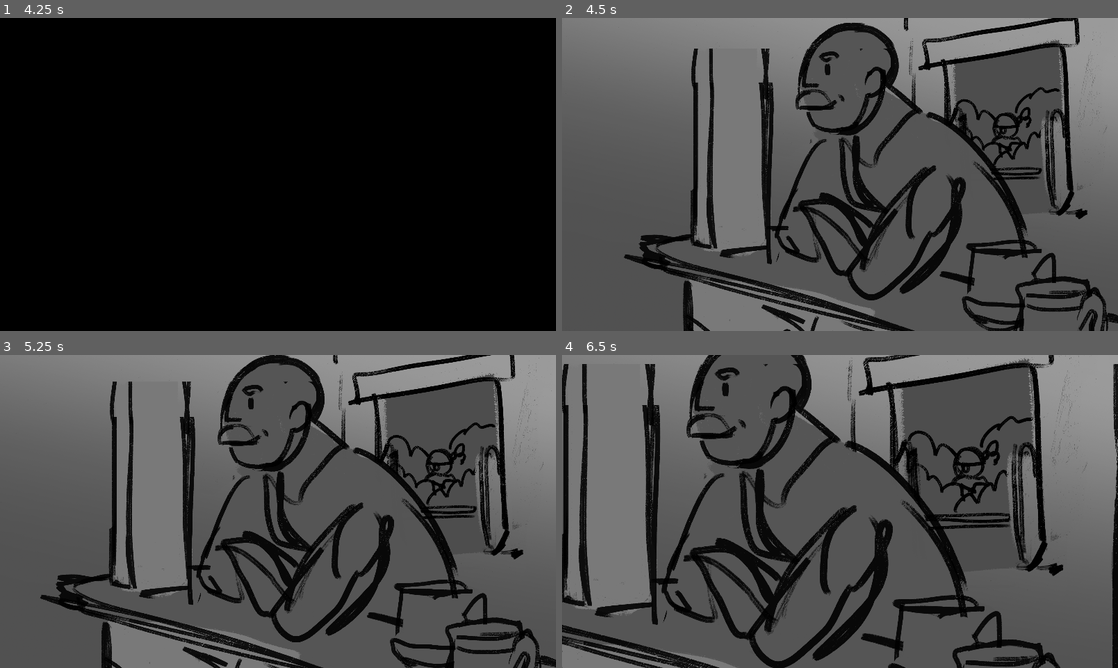
Above: before the commit, frames 1-4 (two rows, left to right).
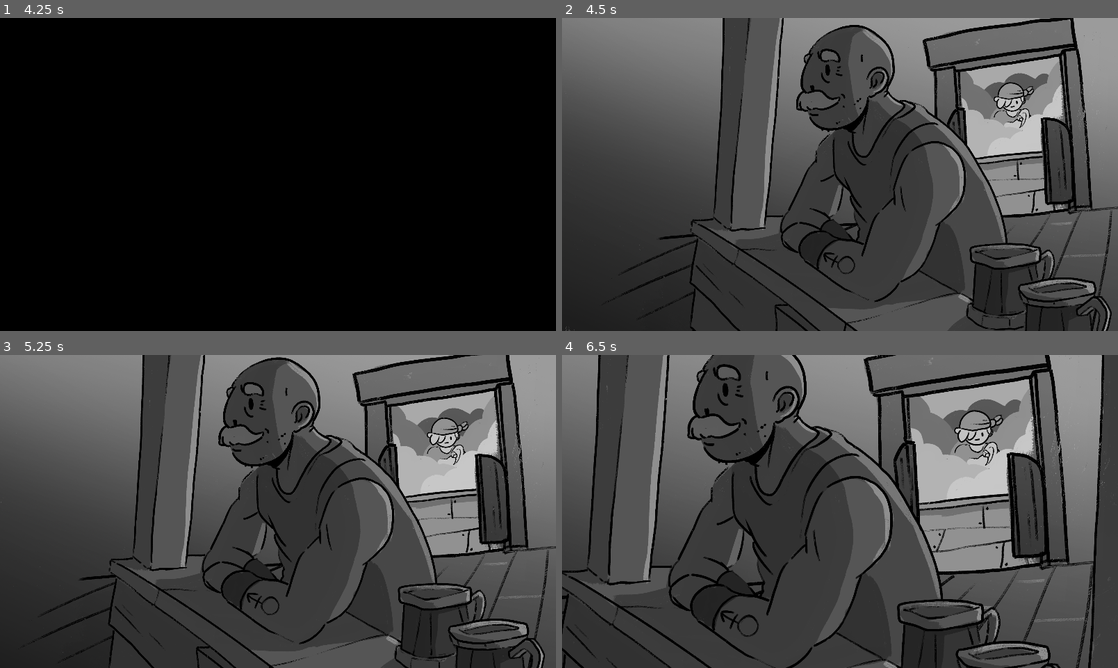
Above: after the commit, the same moments.

Repository: Aeropulu/ggj2025
Game: Godot game, scene res://Scenes/Introduction.tscn
Same seed, same stepped clock (60 frames per second), same inputs: the game is played once before the commit and once after it. The project has no main scene, so this scene is started directly.
Inputs (mouse positions are in pixels of both pictures, inside the frame that each line leads up to):
- Up to frame 1 (4.25 s): move the mouse to (400, 158) at 0.52 s; move the mouse to (166, 190) at 1.27 s; move the mouse to (333, 105) at 2.02 s; move the mouse to (250, 237) at 2.77 s; move the mouse to (444, 221) at 3.52 s
- Up to frame 2 (4.5 s): move the mouse to (673, 127) at 4.27 s
- Up to frame 3 (5.25 s): tap Enter at 5 s; move the mouse to (305, 511) at 5.02 s
- Up to frame 4 (6.5 s): move the mouse to (756, 433) at 5.77 s

Frame 1 is identical in both runs. In frame 2, 63% of the frame differs, in the area x 0-100%, y 0-100%; in frame 3, 63%; in frame 4, 69%.

Commit message:
On continue d'ajuster et de cleaner l'intro

Diff:
--- a/Scenes/Bulles/Bulle_blue.tscn
+++ b/Scenes/Bulles/Bulle_blue.tscn
@@ -1,20 +1,14 @@
-[gd_scene load_steps=6 format=3 uid="uid://c7b8lams2ybn5"]
+[gd_scene load_steps=5 format=3 uid="uid://cb33wi5j8ucka"]
 
 [ext_resource type="Script" path="res://Scripts/bulle.gd" id="1_mcksu"]
 [ext_resource type="Texture2D" uid="uid://bnxhovycnkbnm" path="res://Assets/Sprites/Bulles/Bulle_Back_[Multiply].png" id="2_5r1cm"]
 [ext_resource type="Texture2D" uid="uid://gwbcgvu2jv8h" path="res://Assets/Sprites/Bulles/Bulle_Greyscale.png" id="2_w65cp"]
 [ext_resource type="Texture2D" uid="uid://ekixcf3u0wm6" path="res://Assets/Sprites/Diamants/Gemme_Bleue.png" id="3_i8wtb"]
 
-[sub_resource type="CanvasItemMaterial" id="CanvasItemMaterial_8rrya"]
-blend_mode = 3
-
 [node name="Bulle" type="Node2D"]
 script = ExtResource("1_mcksu")
-coussin_color = Color(0.8, 0.923333, 1, 1)
 
 [node name="BulleBack[multiply]" type="Sprite2D" parent="."]
-self_modulate = Color(0.606667, 0.6, 1, 1)
-material = SubResource("CanvasItemMaterial_8rrya")
 texture = ExtResource("2_5r1cm")
 
 [node name="Sprite_Bulle" type="Sprite2D" parent="."]
--- a/Scenes/Introduction.tscn
+++ b/Scenes/Introduction.tscn
@@ -218,7 +218,7 @@
 tracks/15/interp = 1
 tracks/15/loop_wrap = true
 tracks/15/keys = {
-"times": PackedFloat32Array(10.8333, 10.8667, 12.1333, 12.1667, 12.7333, 12.7667),
+"times": PackedFloat32Array(10.3667, 10.4001, 12.1333, 12.1667, 13.0333, 13.0667),
 "transitions": PackedFloat32Array(1, 1, 1, 1, 1, 1),
 "update": 1,
 "values": [ExtResource("1_2t0sf"), ExtResource("2_2crek"), ExtResource("2_2crek"), ExtResource("1_2t0sf"), ExtResource("1_2t0sf"), ExtResource("3_grxx0")]
@@ -343,6 +343,18 @@
 "update": 1,
 "values": [false, true]
 }
+tracks/26/type = "value"
+tracks/26/imported = false
+tracks/26/enabled = true
+tracks/26/path = NodePath("Shot_03/TextRect_MainDroite:position")
+tracks/26/interp = 1
+tracks/26/loop_wrap = true
+tracks/26/keys = {
+"times": PackedFloat32Array(12.7667, 13.1),
+"transitions": PackedFloat32Array(1, 1),
+"update": 0,
+"values": [Vector2(1907, 953), Vector2(1890, 1034)]
+}
 
 [sub_resource type="Animation" id="Animation_60r0o"]
 length = 0.001
@@ -658,6 +670,18 @@
 "update": 1,
 "values": [false]
 }
+tracks/26/type = "value"
+tracks/26/imported = false
+tracks/26/enabled = true
+tracks/26/path = NodePath("Shot_03/TextRect_MainDroite:position")
+tracks/26/interp = 1
+tracks/26/loop_wrap = true
+tracks/26/keys = {
+"times": PackedFloat32Array(0),
+"transitions": PackedFloat32Array(1),
+"update": 0,
+"values": [Vector2(1907, 953)]
+}
 
 [sub_resource type="AnimationLibrary" id="AnimationLibrary_8skuy"]
 _data = {
@@ -745,10 +769,12 @@
 
 [node name="TextRect_ArrPlan" type="TextureRect" parent="Shot_02"]
 layout_mode = 0
-offset_left = 1890.0
-offset_top = 400.0
-offset_right = 2621.0
-offset_bottom = 1106.0
+offset_left = 1832.0
+offset_top = 248.0
+offset_right = 2563.0
+offset_bottom = 954.0
+rotation = -0.0696374
+scale = Vector2(1.19, 1.19)
 texture = ExtResource("7_wrgh0")
 
 [node name="TextRect_MidPlan" type="TextureRect" parent="Shot_02"]
@@ -831,9 +857,9 @@
 [node name="TextRect_MousseAVGauche" type="TextureRect" parent="Shot_03"]
 layout_mode = 0
 offset_left = 1018.0
-offset_top = 156.0
+offset_top = 181.0
 offset_right = 2233.0
-offset_bottom = 1344.0
+offset_bottom = 1369.0
 texture = ExtResource("18_40m0m")
 
 [node name="Shot_04" type="Control" parent="."]
Binary file changed: Assets/Sprites/Introduction/Shot_02/Shot_02_ArPlan.png
Binary file changed: Assets/Sprites/Introduction/Shot_02/Shot_02_MidPlan.png
Binary file changed: Assets/Sprites/Introduction/Shot_02/Shot_02_PremierPlan.png
Binary file changed: Assets/Sprites/Introduction/Shot_03/Shot_03_Main_Droite.png
Binary file changed: Assets/Sprites/Introduction/Shot_03/Shot_03_Main_Gauche.png
Binary file changed: Assets/Sprites/Introduction/Shot_03/Shot_03_Mousse_Droite.png
Binary file changed: Assets/Sprites/Introduction/Shot_03/Shot_03_Mousse_Gauche.png
Binary file changed: Assets/Sprites/Introduction/Shot_03/Shot_03_Personnage_Concentre.png
Binary file changed: Assets/Sprites/Introduction/Shot_03/Shot_03_Personnage_Regard_Bouchon.png
Binary file changed: Assets/Sprites/Introduction/Shot_03/Shot_03_Personnage_Regard_Devant.png
